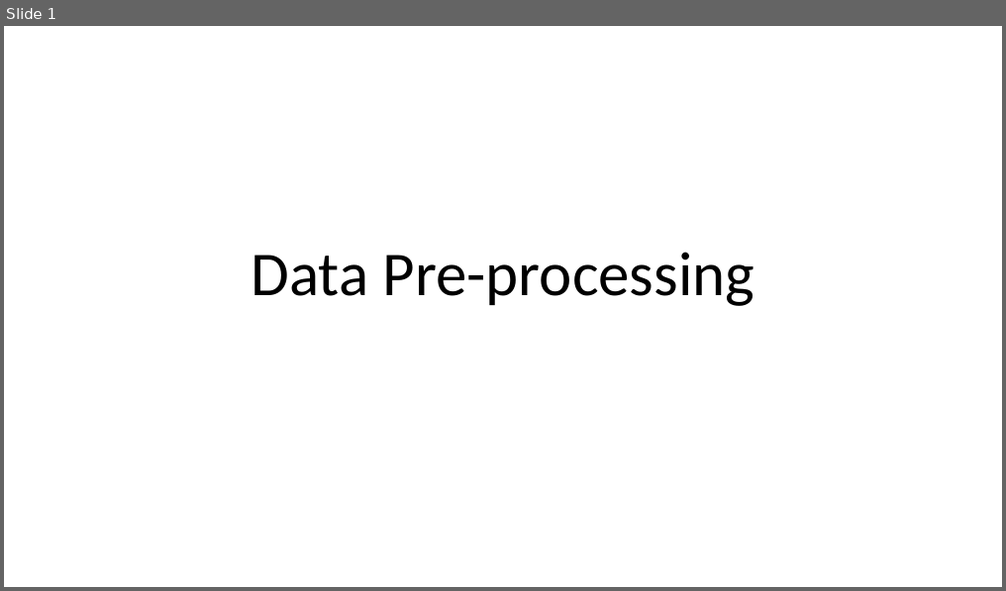
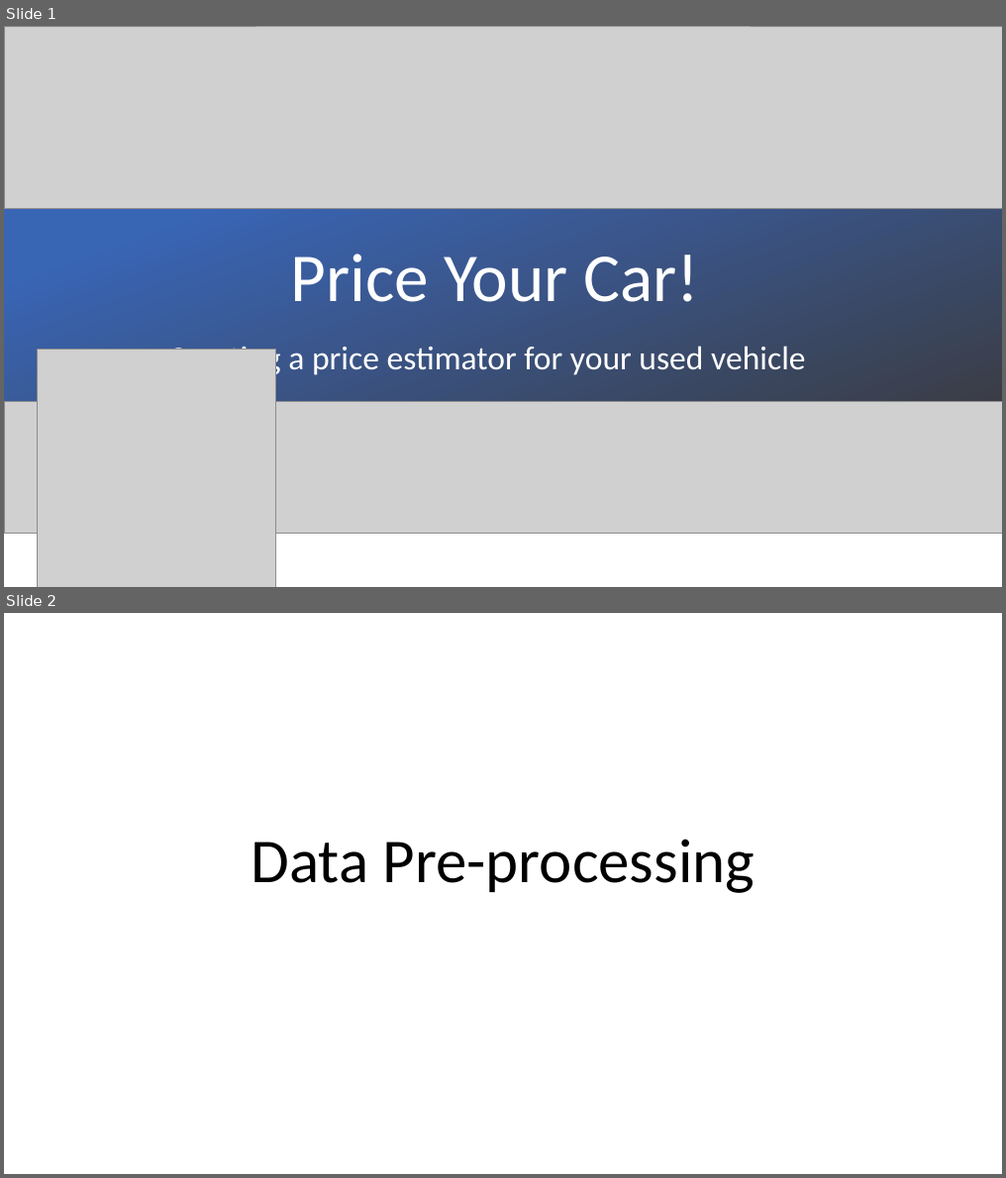
Before and after one commit to Dearsu520/automotive-modeling-project, a slide deck: ETL/Final Project.pptx. Shown one above the other, each under a label of ours: slide 1 before the commit, slides 1 and 2 after it. The pictures are 1006x591 and 1006x1178 pixels, drawn with LibreOffice and Linux fonts; fonts in the diff are those of the drawing; grey boxes stand for pictures. Boxes give left, top, right and bottom in pixels: in the first picture for what was removed or moved away, otherwise in the second. Text is boxed around its words. In the diff, an @@ line names an element or a change of style, - is before the commit and + after.

Commit message:
powerpoint

```diff
--- a/ETL/Final Project.pptx
+++ b/ETL/Final Project.pptx
@@ slide 1 added at [4, 26, 1002, 587], background #FFFFFF @@
@@ picture added at [4, 26, 1002, 209] @@
@@ rectangle added at [4, 82, 1002, 509], fill gradient #3965B5 to #3B3838 @@
@@ title added at [290, 254, 700, 302], 66 pt, text #FFFFFF @@
+Price Your Car!
@@ picture added at [38, 349, 276, 587] @@
@@ subtitle added at [168, 343, 805, 378], 32 pt, text #FFFFFF @@
+Creating a price estimator for your used vehicle
@@ picture added at [4, 402, 1002, 534] @@
@@ what was slide 1 is now slide 2 @@
```
